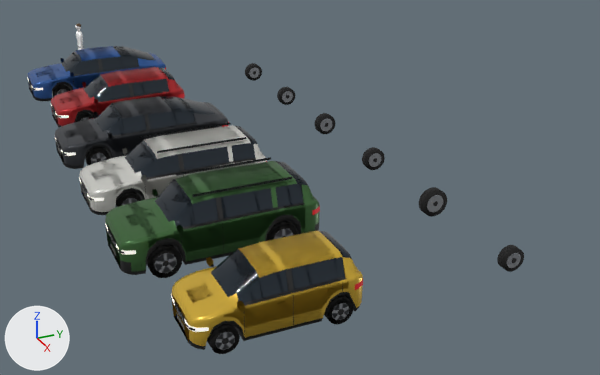
An edit to the glTF model public/data/models/vehicles.glb, drawn before and after from the same camera.
The view is the same before and after, from a 50 mm lens placed at (29.41, -5.24, 9.38), pointed at (7.64, 4.55, -1.5). Lighting does not change. The marker at lower left points along +X, +Y and +Z. The first picture is the older version. Where no turn or scale is listed for an object, it has been applied to the vertices.

In view in the first picture: 'car_city_hi', 'car_city_lo', 'car_estate_hi', 'car_estate_lo', 'car_hatch_hi', 'car_hatch_lo', 'car_liftback_hi', 'car_liftback_lo', 'car_superb_hi', 'car_superb_lo', 'car_suv_hi', 'car_suv_lo' and 7 more.
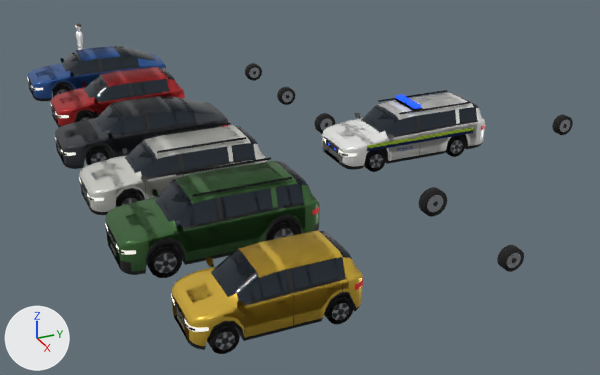
Location of each change, (x1, y1, x2, y2) in pixels of the pictures (600 x 375 px):
'car_police_hi', added
    after: (322, 90, 486, 172)
'car_police_lo', added
    after: (322, 93, 484, 172)
'car_police_wheel', added
    after: (552, 114, 573, 135)

The change in detail:
Material 'livery_yellow' (mat_livery_yellow) is new.
Its base color is (0.578, 0.807, 0.0319) (green #c8e832).
Its roughness is 0.4.
Material 'livery_blue' (mat_livery_blue) is new.
Its base color is (0.0123, 0.0497, 0.275) (blue #1d3f8f).
Its roughness is 0.4.
Material 'beaconL' (mat_beaconl) is new.
Its base color is (0.0232, 0.107, 1.0) (blue #2a5cff).
Its roughness is 0.2.
Its emission color is (0.0232, 0.107, 1.0) (blue #2a5cff).
Its emission strength is 1.0.
Material 'paint_police' (mat_paint_police) is new.
Its base color is (0.888, 0.896, 0.871) (white #f2f3f0).
Its metallic is 0.3.
Its roughness is 0.3.
Material 'beaconR' (mat_beaconr) is new.
Its base color is (0.0232, 0.107, 1.0) (blue #2a5cff).
Its roughness is 0.2.
Its emission color is (0.0232, 0.107, 1.0) (blue #2a5cff).
Its emission strength is 1.0.
Material 'livery_text' (mat_livery_text) is new.
Its base color is (0.0123, 0.0497, 0.275) (blue #1d3f8f).
Its roughness is 0.4.
Mesh me_car_police_lo is new.
It has 1014 vertices, 1766 faces and spans x -1.07..1.07, y -2.38..2.36, z 0.02..1.64.
It uses material mat_paint_police (white #f2f3f0).
It uses material mat_glass (dark blue #1b2630).
It uses material mat_trim (black #161718).
It uses material mat_chrome (light grey #c4c8cc).
It uses material mat_tyre (black #151515).
It uses material mat_rim (grey #a9adb2).
It uses material mat_headlight (white #f4f2ea, glowing light grey #c3c1bb).
It uses material mat_taillight (red #a3121a, glowing red #810c12).
It uses material mat_plate (white #eeeeea).
It uses material mat_plateblue (blue #1f3f9a).
It uses material mat_livery_blue (blue #1d3f8f).
It uses material mat_livery_yellow (green #c8e832).
It uses material mat_beaconl (blue #2a5cff, glowing blue #2a5cff).
It uses material mat_beaconr (blue #2a5cff, glowing blue #2a5cff).
Mesh me_car_police_hi is new.
It has 4792 vertices, 8766 faces and spans x -1.07..1.07, y -2.38..2.36, z 0.0..1.64.
It uses material mat_paint_police (white #f2f3f0).
It uses material mat_glass (dark blue #1b2630).
It uses material mat_trim (black #161718).
It uses material mat_chrome (light grey #c4c8cc).
It uses material mat_tyre (black #151515).
It uses material mat_rim (grey #a9adb2).
It uses material mat_headlight (white #f4f2ea, glowing light grey #c3c1bb).
It uses material mat_taillight (red #a3121a, glowing red #810c12).
It uses material mat_plate (white #eeeeea).
It uses material mat_plateblue (blue #1f3f9a).
It uses material mat_livery_blue (blue #1d3f8f).
It uses material mat_livery_yellow (green #c8e832).
It uses material mat_livery_text (blue #1d3f8f).
It uses material mat_beaconl (blue #2a5cff, glowing blue #2a5cff).
It uses material mat_beaconr (blue #2a5cff, glowing blue #2a5cff).
Object 'car_police_wheel' (ob_car_police_wheel) is new; it shows me_car_estate_wheel.
Its parent is ob_car_police.
Its location is (0.0, 6.0, 0.0).
Object 'car_police' (ob_car_police) is new.
Its location is (9.67, 7.0, 0.0).
Object 'car_police_lo' (ob_car_police_lo) is new; it shows me_car_police_lo.
Its location is (9.67, 7.0, 0.0).
Object 'car_police_hi' (ob_car_police_hi) is new; it shows me_car_police_hi.
Its location is (9.67, 7.0, 0.0).
